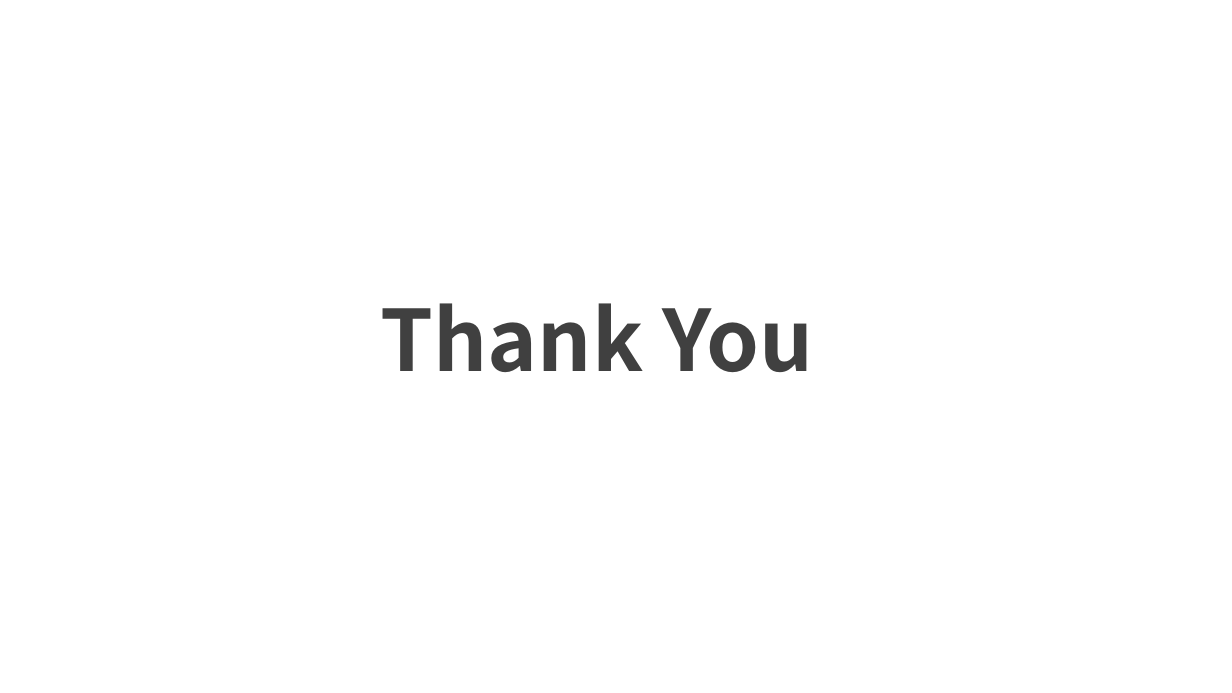
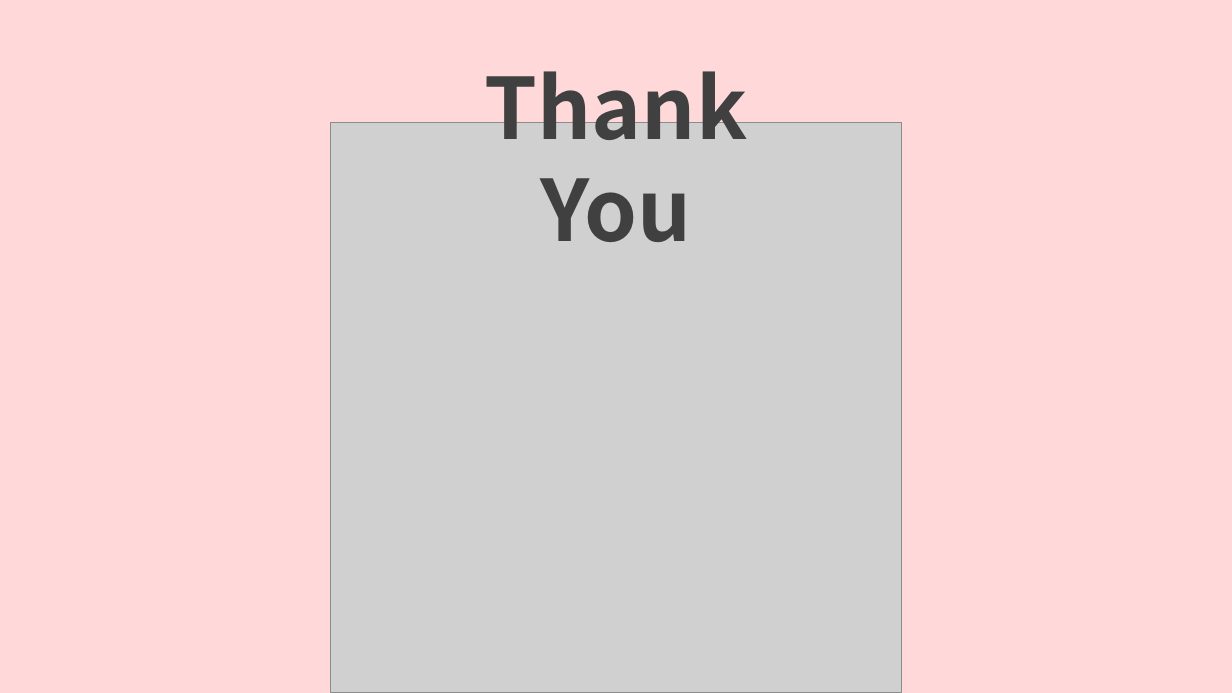
Before and after one commit to hhsw07/ezen-academy-projects, a slide deck: slide 41 of 3조 화면설계서 - SQL 통합.pptx. Drawn at 1232x693 pixels with LibreOffice and Linux fonts; fonts in the diff are those of the drawing; grey boxes stand for pictures; background and template pictures are left out. Boxes give left, top, right and bottom in pixels: in the first picture for what was removed or moved away, otherwise in the second. Text is boxed around its words. In the diff, an @@ line names an element or a change of style, - is before the commit and + after.

```diff
--- a/3조 화면설계서 - SQL 통합.pptx
+++ b/3조 화면설계서 - SQL 통합.pptx
@@ background picture (left out) to #FFD8D9 @@
@@ text "Thank You" rewrapped from [381, 303, 814, 372] to [485, 53, 748, 242] @@
@@ picture added at [331, 122, 902, 693] @@
```
Also in this commit, not shown: 5 other slides changed.
